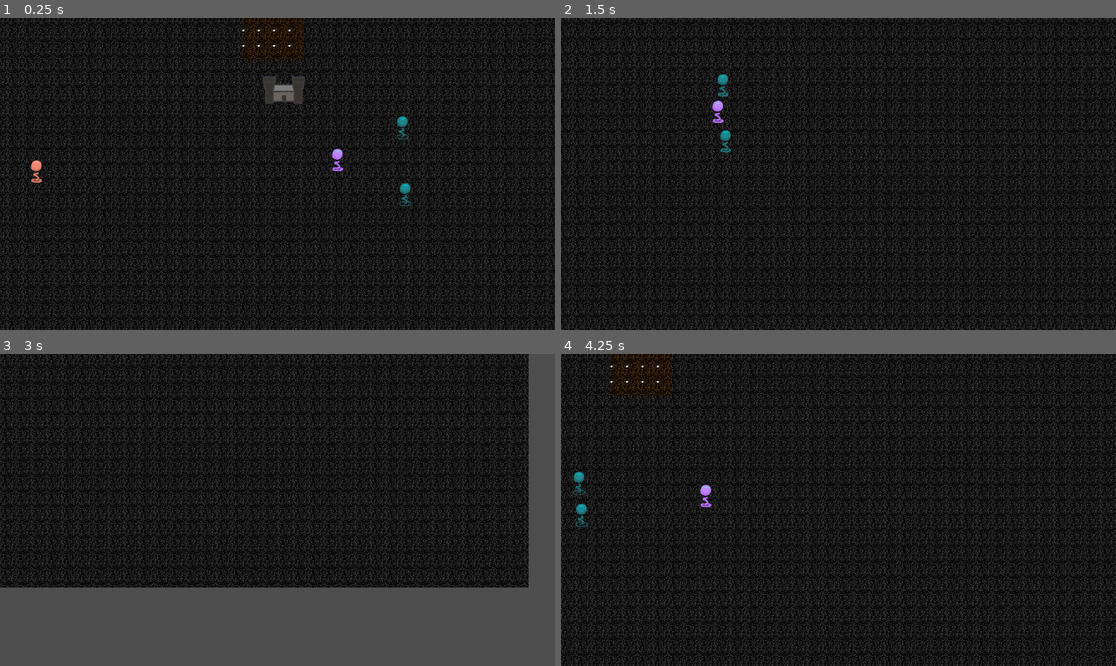
Above: before the commit, frames 1-4 (two rows, left to right).
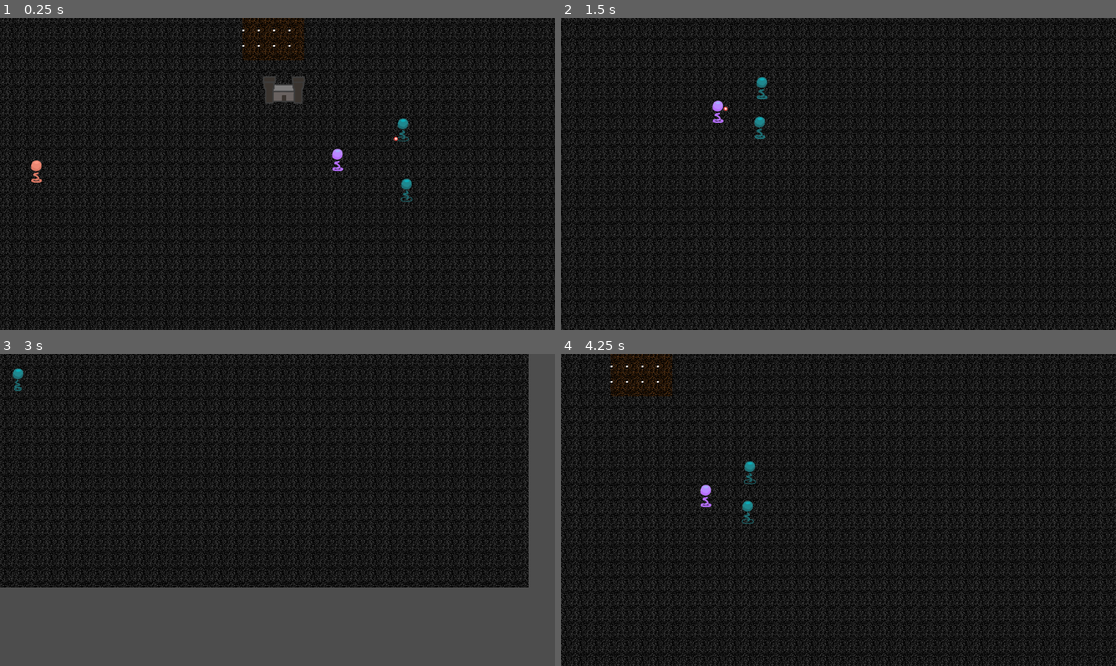
Above: after the commit, the same moments.

Repository: dokumor8/cahiddr
Game: Godot game, scene res://src/node_2d.tscn
Same seed, same stepped clock (60 frames per second), same inputs: the game is played once before the commit and once after it.
Inputs (mouse positions are in pixels of both pictures, inside the frame that each line leads up to):
- Up to frame 1 (0.25 s): no input
- Up to frame 2 (1.5 s): move the mouse to (955, 192) at 0.52 s; press the mouse at (955, 192) at 0.53 s; hold D (right) 0.53-1.28 s; move the mouse to (744, 133) at 1.27 s; release the mouse at (744, 133) at 1.28 s; hold S (down) from 1.28 s (still down); right-click (744, 133) at 1.35 s
- Up to frame 3 (3 s): move the mouse to (333, 441) at 2.02 s; release S (down) at 2.03 s; press the mouse at (333, 441) at 2.03 s; hold D (right) 2.03-2.78 s; move the mouse to (249, 572) at 2.77 s; release the mouse at (249, 572) at 2.78 s; hold W (up) from 2.78 s (still down); right-click (249, 572) at 2.85 s
- Up to frame 4 (4.25 s): move the mouse to (1005, 556) at 3.52 s; release W (up) at 3.53 s; press the mouse at (1005, 556) at 3.53 s; hold A (left) from 3.53 s (still down)

The runs differ from the first frame. In frame 1, 0.2% of the frame differs, in the area x 70-75%, y 31-61%; in frame 2, 0.4%, in the area x 28-38%, y 18-44%; in frame 3, less than 0.1%; in frame 4, 0.4%.

Commit message:
Add unit aggro when hero is close

Diff:
--- a/src/units/hero.gd
+++ b/src/units/hero.gd
@@ -41,11 +41,14 @@
 			end_movement.emit()
 
 	elif state == "aggro":
-		velocity = position.direction_to(aggro_target.position) * speed
-		if position.distance_to(aggro_target.position) > stop_distance:
-			move_and_slide()
-		if position.distance_to(aggro_target.position) < shoot_distance:
-			shoot(aggro_target)
+		if not is_instance_valid(aggro_target):
+			state = "idle"
+		else:
+			velocity = position.direction_to(aggro_target.position) * speed
+			if position.distance_to(aggro_target.position) > stop_distance:
+				move_and_slide()
+			if position.distance_to(aggro_target.position) < shoot_distance:
+				shoot(aggro_target)
 
 
 var HeroBullet = preload("res://src/hero_bullet.tscn")
--- a/src/units/unit.gd
+++ b/src/units/unit.gd
@@ -18,10 +18,7 @@
 var can_shoot = true
 var health = 4
 
-#signal shoot_target(bullet, direction, location)
 
-
-# Called when the node enters the scene tree for the first time.
 func _ready():
 	# These values need to be adjusted for the actor's speed
 	# and the navigation layout.
@@ -62,28 +59,32 @@
 		can_shoot = false
 		shoot_timer.start()
 
-
-func aggro_move_shoot(_delta):
-	if aggroed == false:
-		return
-
-	look_at(target_object.position)
-	velocity = position.direction_to(target_object.position) * speed
-	if position.distance_to(target_object.position) > stop_distance:
-#		movement_target_position = target_object.position
-		move_and_slide()
-
-
-	if position.distance_to(target_object.position) < shoot_distance:
-#		movement_target_position = target_object.position
+#
+#func aggro_move_shoot(_delta):
+#	if aggroed == false:
+#		return
+#
+#	look_at(target_object.position)
+#	velocity = position.direction_to(target_object.position) * speed
+#	if position.distance_to(target_object.position) > stop_distance:
+##		movement_target_position = target_object.position
 #		move_and_slide()
-		shoot(target_object)
+#
+#
+#	if position.distance_to(target_object.position) < shoot_distance:
+##		movement_target_position = target_object.position
+##		move_and_slide()
+#		shoot(target_object)
 
 
 func _physics_process(_delta):
 
+
 	if position.distance_to(aggro_target.position) < shoot_distance:
 		shoot(aggro_target)
+
+	set_movement_target(aggro_target.position)
+
 
 	if navigation_agent.is_navigation_finished():
 		return
@@ -96,6 +97,7 @@
 	new_velocity = new_velocity * movement_speed
 
 	navigation_agent.set_velocity(new_velocity)
+
 
 #	get_input()
 #	move_and_slide()
@@ -110,8 +112,9 @@
 func _on_aggro_area_body_entered(body):
 	# change state to aggro
 	if body.name == "Hero":
-		target_object = body
-		aggroed = true
+		set_aggro_target(body)
+#		target_object = body
+#		aggroed = true
 
 
 func _on_timer_timeout():
@@ -147,13 +150,14 @@
 	health -= damage
 	if health <= 0:
 		queue_free()
+	set_aggro_target(sender)
 
-	aggro_target = sender
-	set_movement_target(sender.position)
+
+func set_aggro_target(unit):
+	aggro_target = unit
+	set_movement_target(unit.position)
 
 
 func _on_navigation_agent_2d_velocity_computed(safe_velocity):
 	velocity = safe_velocity
 	move_and_slide()
-
-	pass # Replace with function body.
--- a/src/units/unit.tscn
+++ b/src/units/unit.tscn
@@ -32,7 +32,7 @@
 }]
 
 [sub_resource type="CircleShape2D" id="CircleShape2D_hnsns"]
-radius = 13.6015
+radius = 328.055
 
 [sub_resource type="CapsuleShape2D" id="CapsuleShape2D_lvxpn"]
 radius = 23.0
@@ -59,10 +59,10 @@
 texture = ExtResource("6_2vadc")
 
 [node name="AggroArea" type="Area2D" parent="."]
+collision_layer = 0
 
 [node name="CollisionShape2D" type="CollisionShape2D" parent="AggroArea"]
 shape = SubResource("CircleShape2D_hnsns")
-disabled = true
 
 [node name="Timer" type="Timer" parent="."]
 wait_time = 1.139
